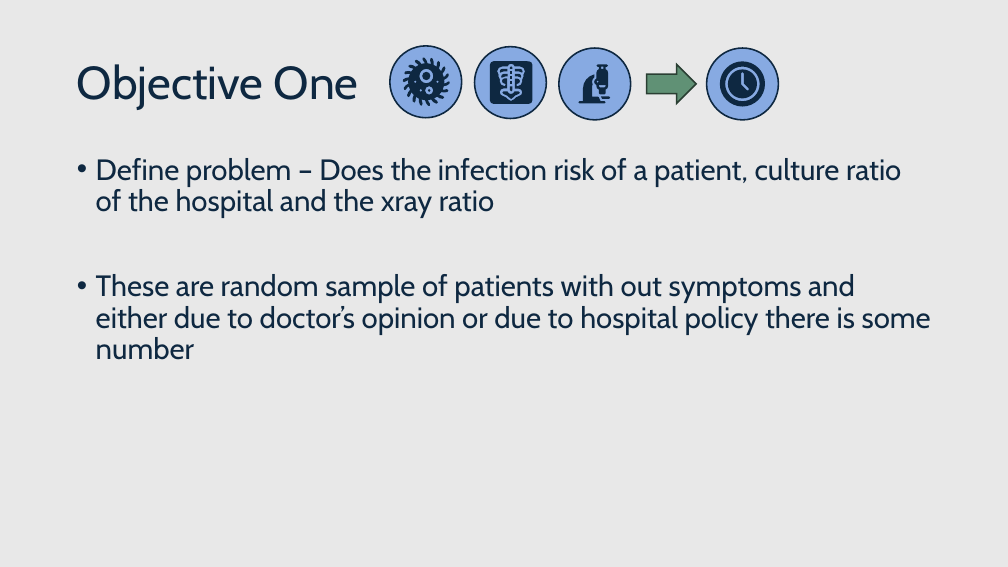
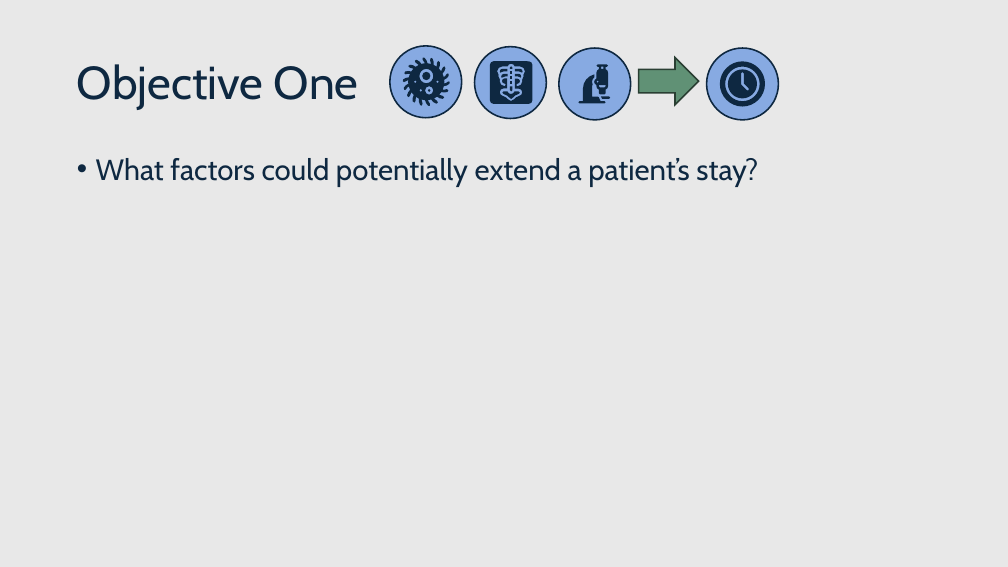
Before and after one commit to Payday4/Hospitalization_stays, a slide deck: slide 7 of medical data WIP.pptx. Drawn at 1008x567 pixels with LibreOffice and Linux fonts; fonts in the diff are those of the drawing. Boxes give left, top, right and bottom in pixels: in the first picture for what was removed or moved away, otherwise in the second. Text is boxed around its words. In the diff, an @@ line names an element or a change of style, - is before the commit and + after.

```diff
--- a/medical data WIP.pptx
+++ b/medical data WIP.pptx
@@ right arrow: place and size @@
-right arrow at box(647, 64, 696, 103)
+right arrow at box(639, 57, 699, 104)
@@ text at box(96, 158, 758, 187): text changed @@
-• Define problem – Does the infection risk of a patient, culture ratio of the hospital and the xray ratio
-• These are random sample of patients with out symptoms and either due to doctor’s opinion or due to hospital policy there is some number
+• What factors could potentially extend a patient’s stay?
```
Also in this commit, not shown: 7 other slides changed, 7 slides added, 4 slides removed.
